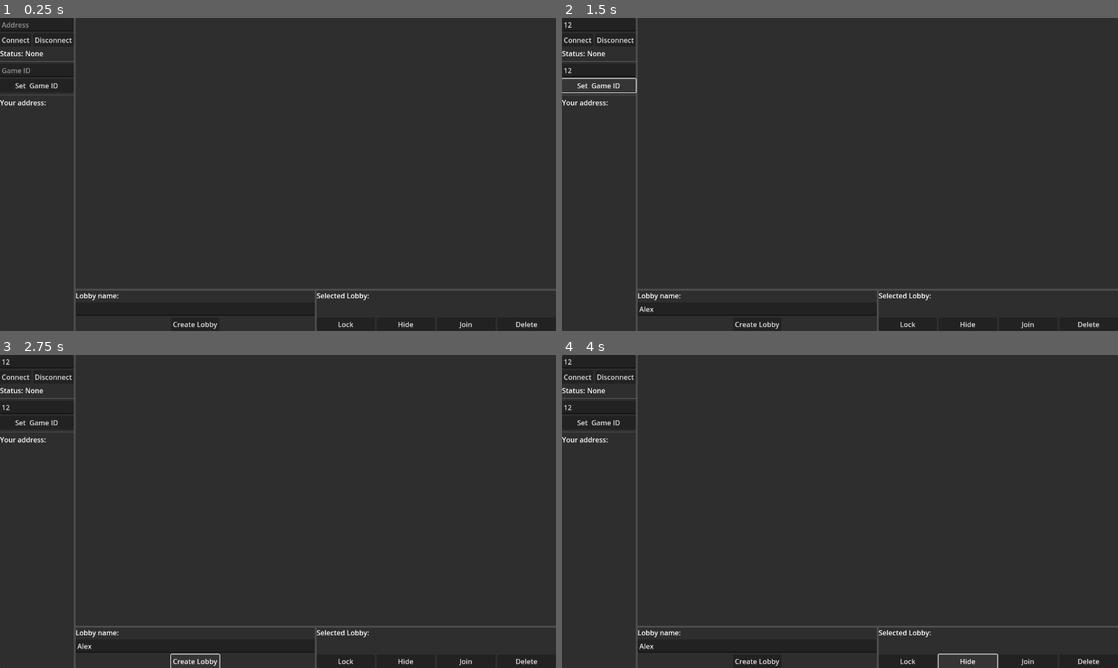
Above: before the commit, frames 1-4 (two rows, left to right).
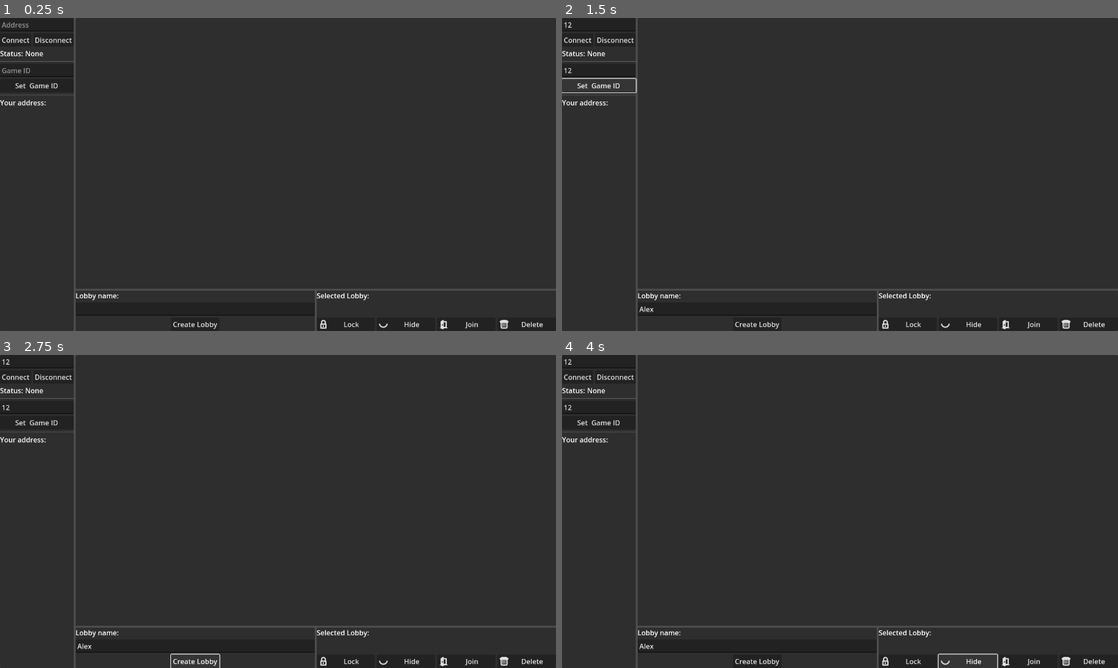
Above: after the commit, the same moments.

Repository: foxssake/nohub
Game: Godot game, scene res://browser.tscn
The game is run twice, just before and just after one commit, with the same random seed, the same clock (stepped at 60 frames per second) and the same inputs.
Inputs (mouse positions are in pixels of both pictures, inside the frame that each line leads up to):
- Up to frame 1 (0.25 s): no input
- Up to frame 2 (1.5 s): click (600, 24) at 0.52 s; type "12" at 0.6 s; click (600, 71) at 0.75 s; type "12" at 0.83 s; click (756, 309) at 0.98 s; type "Alex" at 1.07 s; click "Set Game ID" at 1.25 s
- Up to frame 3 (2.75 s): click "Create Lobby" at 2 s
- Up to frame 4 (4 s): click "Lock" at 2.75 s; click "Hide" at 3.5 s

The runs differ from the first frame. In frame 1, 0.3% of the frame differs, in the area x 57-98%, y 96-100%; in frame 2, 0.3%; in frame 3, 0.3%; in frame 4, 0.3%.

Commit message:
chore(gd): Add icons to lobby browser

Diff:
--- a/nohub.gd/browser.tscn
+++ b/nohub.gd/browser.tscn
@@ -1,4 +1,9 @@
-[gd_scene load_steps=2 format=3 uid="uid://4n0eqw25becg"]
+[gd_scene load_steps=6 format=3 uid="uid://4n0eqw25becg"]
+
+[ext_resource type="Texture2D" uid="uid://j2fymrfv4c3r" path="res://resources/icons/lock.svg" id="1_47dd4"]
+[ext_resource type="Texture2D" uid="uid://clqecwtwyaubp" path="res://resources/icons/join.svg" id="1_avfqc"]
+[ext_resource type="Texture2D" uid="uid://6a7vvotwb3rt" path="res://resources/icons/delete.svg" id="1_c5nld"]
+[ext_resource type="Texture2D" uid="uid://bdrspgruqn4ft" path="res://resources/icons/hide.svg" id="1_s7umg"]
 
 [sub_resource type="GDScript" id="GDScript_xkt7l"]
 script/source = "extends Control
@@ -26,6 +31,11 @@
 @onready var modal: Popup = %Modal
 @onready var modal_message_label: Label = %\"Message Label\"
 @onready var modal_confirm_button: Button = %\"Confirm Button\"
+
+var lock_icon := preload(\"res://resources/icons/lock.svg\") as Texture2D
+var unlock_icon := preload(\"res://resources/icons/unlock.svg\") as Texture2D
+var hide_icon := preload(\"res://resources/icons/hide.svg\") as Texture2D
+var publish_icon := preload(\"res://resources/icons/publish.svg\") as Texture2D
 
 var list_interval: float = 2.0
 var time: float = 0.0
@@ -42,11 +52,16 @@
 	if is_instance_valid(lobby):
 		selected_lobby_label.text = lobby.id
 		lock_lobby_button.text = \"Unlock\" if lobby.is_locked else \"Lock\"
+		lock_lobby_button.icon = unlock_icon if lobby.is_locked else lock_icon
+
 		hide_lobby_button.text = \"Hide\" if lobby.is_visible else \"Publish\"
+		hide_lobby_button.icon = hide_icon if lobby.is_visible else publish_icon
 	else:
 		selected_lobby_label.text = \"\"
 		lock_lobby_button.text = \"Lock\"
+		lock_lobby_button.icon = lock_icon
 		hide_lobby_button.text = \"Hide\"
+		hide_lobby_button.icon = hide_icon
 
 func get_selected_lobby() -> NohubLobby:
 	return _selected_lobby
@@ -249,12 +264,12 @@
 		lobby_list.add_item(\"Hidden?\", null, false)
 		lobby_list.add_item(\"Data\", null, false)
 
-	# Add lobbies that are not in the list yet
+	# Add lobbies
 	for lobby in lobbies:
 		lobby_list.add_item(lobby.id)
 		lobby_list.add_item(lobby.data.get(\"name\", \"\"))
-		lobby_list.add_item(\"Locked\" if lobby.is_locked else \"Open\")
-		lobby_list.add_item(\"Hidden\" if not lobby.is_visible else \"Public\")
+		lobby_list.add_item(\"Locked\" if lobby.is_locked else \"Open\", lock_icon if lobby.is_locked else unlock_icon)
+		lobby_list.add_item(\"Hidden\" if not lobby.is_visible else \"Public\", hide_icon if not lobby.is_visible else publish_icon)
 		lobby_list.add_item(JSON.stringify(lobby.data))
 
 	_lobbies_in_list.assign(lobbies)
@@ -372,9 +387,11 @@
 size_flags_horizontal = 3
 size_flags_vertical = 3
 max_text_lines = 4
+auto_height = true
 max_columns = 5
 same_column_width = true
 fixed_column_width = 160
+fixed_icon_size = Vector2i(20, 20)
 
 [node name="Tools" type="HBoxContainer" parent="Browser UI/VBoxContainer"]
 layout_mode = 2
@@ -428,24 +445,32 @@
 layout_mode = 2
 size_flags_horizontal = 3
 text = "Lock"
+icon = ExtResource("1_47dd4")
+expand_icon = true
 
 [node name="Hide Lobby Button" type="Button" parent="Browser UI/VBoxContainer/Tools/Tools Container/Rows/Tools Row"]
 unique_name_in_owner = true
 layout_mode = 2
 size_flags_horizontal = 3
 text = "Hide"
+icon = ExtResource("1_s7umg")
+expand_icon = true
 
 [node name="Join Lobby Button" type="Button" parent="Browser UI/VBoxContainer/Tools/Tools Container/Rows/Tools Row"]
 unique_name_in_owner = true
 layout_mode = 2
 size_flags_horizontal = 3
 text = "Join"
+icon = ExtResource("1_avfqc")
+expand_icon = true
 
 [node name="Delete Lobby Button" type="Button" parent="Browser UI/VBoxContainer/Tools/Tools Container/Rows/Tools Row"]
 unique_name_in_owner = true
 layout_mode = 2
 size_flags_horizontal = 3
 text = "Delete"
+icon = ExtResource("1_c5nld")
+expand_icon = true
 
 [node name="Modal" type="PopupPanel" parent="."]
 unique_name_in_owner = true
--- /dev/null
+++ b/nohub.gd/resources/icons/delete.svg
@@ -0,0 +1 @@
+<svg xmlns="http://www.w3.org/2000/svg" width="16" height="16" viewBox="0 0 16 16"><rect width="9.318" height="10.65" x="3.341" y="3.337" rx="1.331" ry="1.331" style="fill:none;fill-opacity:1;stroke:#e0e0e0;stroke-width:2;stroke-linecap:butt;stroke-linejoin:round;stroke-dasharray:none;stroke-opacity:1"/><path d="M3 4h10M5 3h6" style="fill:none;fill-opacity:1;stroke:#e0e0e0;stroke-width:4;stroke-linecap:round;stroke-linejoin:round;stroke-dasharray:none;stroke-opacity:1"/><path d="M6 7v4.5M10 7v4.5M8 7v4.5" style="fill:none;fill-opacity:1;stroke:#e0e0e0;stroke-width:1;stroke-linecap:round;stroke-linejoin:round;stroke-dasharray:none;stroke-opacity:1"/></svg>
--- /dev/null
+++ b/nohub.gd/resources/icons/hide.svg
@@ -0,0 +1 @@
+<svg xmlns="http://www.w3.org/2000/svg" width="16" height="16" viewBox="0 0 16 16"><path d="M2 8a6.21 6.21 0 0 0 6 4.657 6.21 6.21 0 0 0 6.006-4.678" style="fill:none;fill-opacity:1;stroke:#e0e0e0;stroke-width:2;stroke-linecap:round;stroke-linejoin:round;stroke-dasharray:none;stroke-opacity:1"/></svg>
--- /dev/null
+++ b/nohub.gd/resources/icons/join.svg
@@ -0,0 +1 @@
+<svg xmlns="http://www.w3.org/2000/svg" width="16" height="16" viewBox="0 0 16 16"><defs><mask id="a" maskUnits="userSpaceOnUse"><path d="M2 0h7v17H2Z" style="fill:#fff;fill-opacity:1"/><circle cx="6" cy="9" r="1" style="fill:#000;fill-opacity:1;stroke:none;stroke-width:2;stroke-linecap:round;stroke-linejoin:round;stroke-miterlimit:6;stroke-dasharray:none;stroke-opacity:1"/></mask></defs><path d="m4 4 3-2v13l-3-1Z" mask="url(#a)" style="fill:#e0e0e0;fill-opacity:1;stroke:#e0e0e0;stroke-width:2;stroke-linecap:round;stroke-linejoin:round;stroke-miterlimit:6"/><path d="M2 14h12" style="fill:none;stroke:#e0e0e0;stroke-width:1;stroke-linecap:round;stroke-miterlimit:6;stroke-dasharray:none"/><path d="M4 4h8v9H4z" style="fill:none;fill-opacity:1;stroke:#e0e0e0;stroke-width:2;stroke-linecap:round;stroke-linejoin:round;stroke-miterlimit:6;stroke-dasharray:none;stroke-opacity:1"/></svg>
--- /dev/null
+++ b/nohub.gd/resources/icons/lock.svg
@@ -0,0 +1 @@
+<svg xmlns="http://www.w3.org/2000/svg" width="16" height="16" viewBox="0 0 16 16"><path d="M-5-5A3 3 0 0 1-6.5-2.4a3 3 0 0 1-3 0A3 3 0 0 1-11-5" style="fill:none;fill-opacity:1;stroke:#e0e0e0;stroke-width:2;stroke-linecap:round;stroke-linejoin:round;stroke-miterlimit:6;stroke-dasharray:none;stroke-opacity:1;paint-order:normal" transform="scale(-1)"/><path d="M4 8h8v6H4zM5 5v3M11 5v3" style="fill:none;stroke:#e0e0e0;stroke-width:2;stroke-linecap:round;stroke-linejoin:round;stroke-miterlimit:6;stroke-dasharray:none"/><path d="M8 10.5v1" style="fill:#e0e0e0;fill-opacity:1;stroke:#e0e0e0;stroke-width:2;stroke-linecap:round;stroke-linejoin:round;stroke-miterlimit:6;stroke-dasharray:none;stroke-opacity:1"/></svg>
--- /dev/null
+++ b/nohub.gd/resources/icons/publish.svg
@@ -0,0 +1 @@
+<svg xmlns="http://www.w3.org/2000/svg" width="16" height="16" viewBox="0 0 16 16"><path d="M8 3.343A6.21 6.21 0 0 0 2 8a6.21 6.21 0 0 0 6 4.657 6.21 6.21 0 0 0 6.006-4.678A6.21 6.21 0 0 0 8 3.343" style="fill:none;fill-opacity:1;stroke:#e0e0e0;stroke-width:2;stroke-linecap:round;stroke-linejoin:round;stroke-dasharray:none;stroke-opacity:1"/><circle cx="8" cy="8" r="3" style="fill:none;fill-opacity:1;stroke:#e0e0e0;stroke-width:2;stroke-linecap:round;stroke-linejoin:round;stroke-dasharray:none;stroke-opacity:1"/></svg>
--- /dev/null
+++ b/nohub.gd/resources/icons/unlock.svg
@@ -0,0 +1 @@
+<svg xmlns="http://www.w3.org/2000/svg" width="16" height="16" viewBox="0 0 16 16"><path d="M-5-5A3 3 0 0 1-6.5-2.4a3 3 0 0 1-3 0A3 3 0 0 1-11-5" style="fill:none;fill-opacity:1;stroke:#e0e0e0;stroke-width:2;stroke-linecap:round;stroke-linejoin:round;stroke-miterlimit:6;stroke-dasharray:none;stroke-opacity:1;paint-order:normal" transform="scale(-1)"/><path d="M4 8h8v6H4zM5 5v3" style="fill:none;stroke:#e0e0e0;stroke-width:2;stroke-linecap:round;stroke-linejoin:round;stroke-miterlimit:6;stroke-dasharray:none"/><path d="M8 10.5v1" style="fill:#e0e0e0;fill-opacity:1;stroke:#e0e0e0;stroke-width:2;stroke-linecap:round;stroke-linejoin:round;stroke-miterlimit:6;stroke-dasharray:none;stroke-opacity:1"/></svg>
Not shown, added: nohub.gd/resources/icons/delete.svg.import
Not shown, added: nohub.gd/resources/icons/hide.svg.import
Not shown, added: nohub.gd/resources/icons/join.svg.import
Not shown, added: nohub.gd/resources/icons/lock.svg.import
Not shown, added: nohub.gd/resources/icons/publish.svg.import
Not shown, added: nohub.gd/resources/icons/unlock.svg.import
